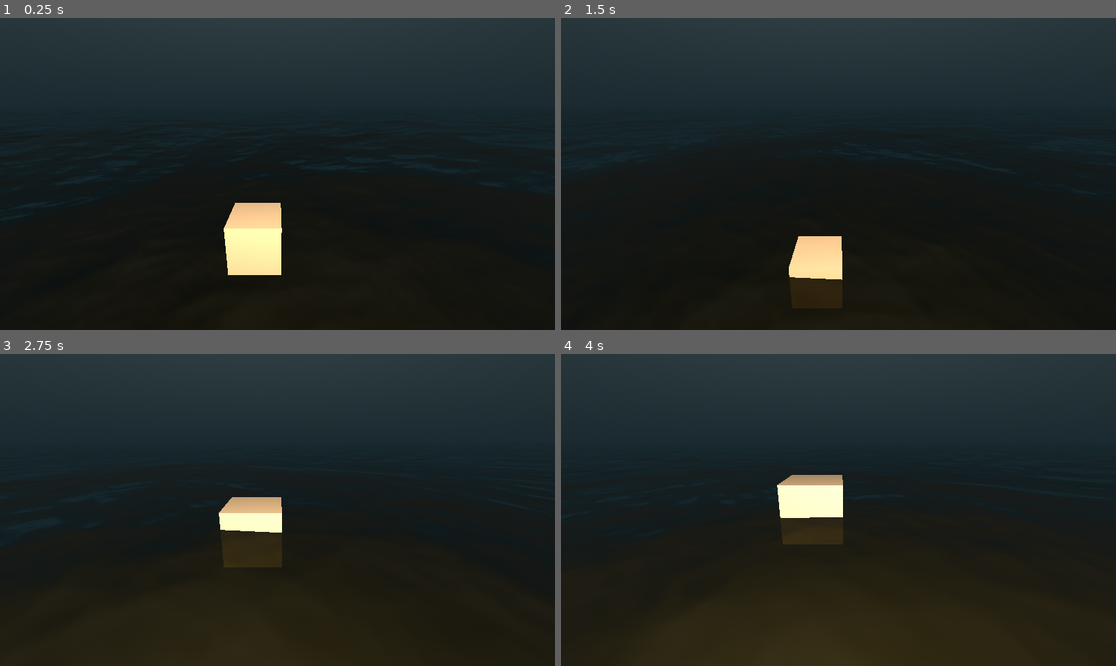
Above: before the commit, frames 1-4 (two rows, left to right).
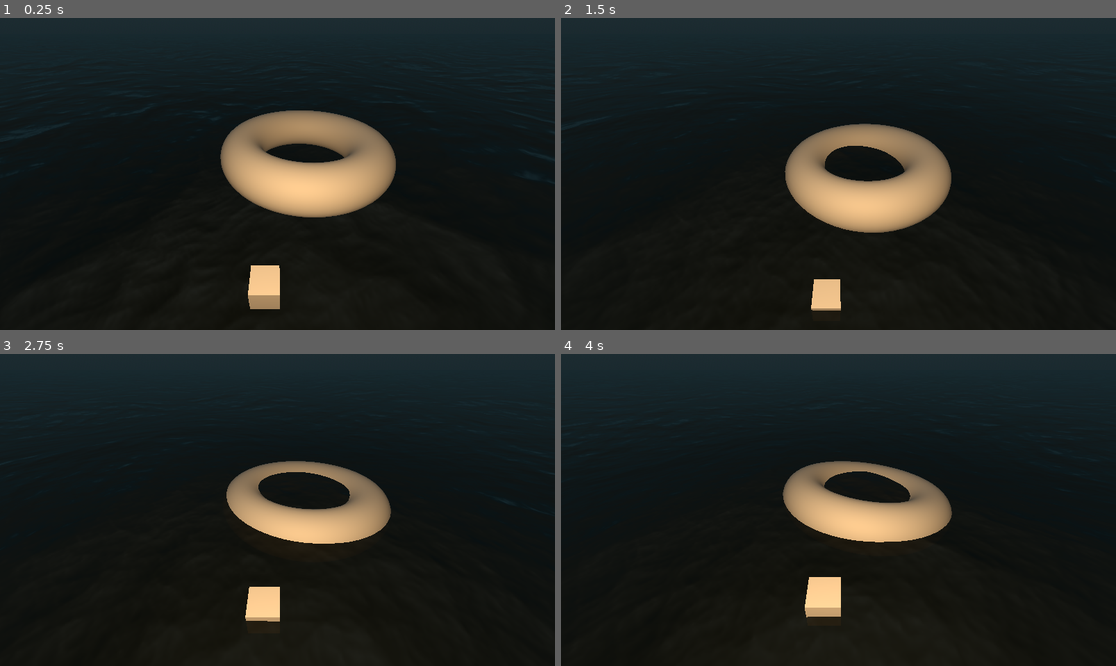
Above: after the commit, the same moments.

Repository: Area9579/ReverseFishing
Game: Godot game, scene res://Ocean/Scenes/Environment.tscn
The game is run twice, just before and just after one commit, with the same random seed, the same clock (stepped at 60 frames per second) and the same inputs. Before the commit the project starts from res://Ocean/Scenes/Ocean.tscn.
Inputs (mouse positions are in pixels of both pictures, inside the frame that each line leads up to):
- Up to frame 1 (0.25 s): no input
- Up to frame 2 (1.5 s): move the mouse to (960, 158) at 0.52 s; hold D (Right) 0.53-1.28 s; tap E (Interact) at 0.6, 1.35 s; move the mouse to (727, 189) at 1.27 s; hold A (Left) from 1.28 s (still down)
- Up to frame 3 (2.75 s): move the mouse to (333, 441) at 2.02 s; release A (Left) at 2.03 s; hold D (Right) from 2.03 s (still down); tap E (Interact) at 2.1 s
- Up to frame 4 (4 s): move the mouse to (810, 572) at 2.77 s; tap E (Interact) at 2.85, 3.6 s; move the mouse to (1005, 556) at 3.52 s; release D (Right) at 3.53 s; hold A (Left) from 3.53 s (still down)

The runs differ from the first frame. In frame 1, 13% of the frame differs, in the area x 0-100%, y 9-94%; in frame 2, 10%; in frame 3, 7.3%; in frame 4, 12%.

Commit message:
Working buoyancy with probes

Diff:
--- a/reversefishing/Ocean/Ocean.gdshader
+++ /dev/null
@@ -1,56 +0,0 @@
-shader_type spatial;
-
-uniform vec4 out_color : source_color = vec4(0.0, 0.2, 1.0, 1.0);
-uniform float amount : hint_range(0.2, 1.5) = 0.8;
-uniform float beer_factor = 0.8;
-uniform sampler2D DEPTH_TEXTURE : hint_depth_texture, filter_linear_mipmap;
-uniform float wave_time = 0.0;
-//varying float wave_time;
-
-//varying float wave_time = 0.0;
-
-float generateOffset(float x, float z, float val1, float val2, float time) {
-	float speed = 0.6;
-
-	float radiansX = (( mod(x + z * x * val1, amount) / amount ) + (time * speed) * mod(x * 0.8 + z, 1.5)) * 2.0 * 3.14;
-	float radiansZ = (( mod(val2 * (z * x + x * z), amount) / amount) + (time * speed) * 2.0 * mod(x, 2.0)) * 2.0 * 3.14;
-
-	return amount * 0.5 * (sin(radiansZ) + cos(radiansX));
-}
-
-vec3 applyDistortion(vec3 vertex, float time) {
-	float xd = generateOffset(vertex.x, vertex.z, 0.2, 0.1, time);
-	float yd = generateOffset(vertex.x, vertex.z, 0.1, 0.3, time);
-	float zd = generateOffset(vertex.x, vertex.z, 0.15, 0.2, time);
-	return vertex + vec3(xd, yd, zd);
-}
-
-void vertex() {
-	VERTEX = applyDistortion(VERTEX, wave_time * 0.1);
-}
-
-void fragment() {
-	// Called for every pixel the material is visible on.
-	NORMAL = normalize(cross(dFdx(VERTEX), dFdy(VERTEX)));
-	METALLIC= 0.6;
-	SPECULAR = 0.5;
-	ROUGHNESS = 0.2;
-
-	ALBEDO = out_color.xyz;
-
-	float depth = texture(DEPTH_TEXTURE, SCREEN_UV).r;
-
-	//depth = depth * 2.0 - 1.0;
-	depth = PROJECTION_MATRIX[3][2] / (depth + PROJECTION_MATRIX[2][2]);
-	depth = depth + VERTEX.z;
-
-	depth = exp(-depth * beer_factor);
-	ALPHA = clamp(1.0 - depth, 0.0, 1.0);
-
-
-}
-
-//void light() {
-//	// Called for every pixel for every light affecting the material.
-//	// Uncomment to replace the default light processing function with this one.
-//}
--- a/reversefishing/Ocean/Scenes/Ocean.tscn
+++ b/reversefishing/Ocean/Scenes/Environment.tscn
@@ -1,9 +1,8 @@
-[gd_scene load_steps=13 format=3 uid="uid://d0pvlrlrg3qy7"]
+[gd_scene load_steps=9 format=3 uid="uid://d0pvlrlrg3qy7"]
 
-[ext_resource type="Shader" uid="uid://drjf4atexj18n" path="res://Ocean/Ocean.gdshader" id="1_nf65b"]
-[ext_resource type="PackedScene" uid="uid://dn61qtfjg1dl8" path="res://Ocean/Scenes/water.tscn" id="1_up6sl"]
-[ext_resource type="Script" uid="uid://bba1p5ui2mfhl" path="res://Ocean/ocean.gd" id="2_eccmc"]
-[ext_resource type="Script" uid="uid://1783t6iddxs2" path="res://Ocean/Scripts/test_cube.gd" id="3_up6sl"]
+[ext_resource type="PackedScene" uid="uid://dn61qtfjg1dl8" path="res://Ocean/Scenes/water.tscn" id="1_sbjri"]
+[ext_resource type="Script" uid="uid://1783t6iddxs2" path="res://Ocean/Scripts/test_cube.gd" id="2_rnjrr"]
+[ext_resource type="PackedScene" uid="uid://ciifxnij2rh46" path="res://Ocean/Scenes/buoyant_object.tscn" id="3_moaat"]
 
 [sub_resource type="ProceduralSkyMaterial" id="ProceduralSkyMaterial_eccmc"]
 sky_top_color = Color(0.593735, 0.653345, 0.643066, 1)
@@ -26,27 +25,11 @@
 volumetric_fog_albedo = Color(0.29269, 0.31741, 0.266917, 1)
 volumetric_fog_length = 32.0
 
-[sub_resource type="BoxMesh" id="BoxMesh_72a0t"]
-size = Vector3(4, 50, 4)
-
 [sub_resource type="BoxMesh" id="BoxMesh_npro8"]
 size = Vector3(0.2, 0.2, 0.2)
 
 [sub_resource type="BoxShape3D" id="BoxShape3D_8q1e2"]
 size = Vector3(0.202423, 0.210144, 0.222793)
-
-[sub_resource type="PlaneMesh" id="PlaneMesh_72a0t"]
-size = Vector2(100, 100)
-subdivide_width = 50
-subdivide_depth = 50
-
-[sub_resource type="ShaderMaterial" id="ShaderMaterial_npro8"]
-render_priority = 0
-shader = ExtResource("1_nf65b")
-shader_parameter/out_color = Color(0.100999, 0.203027, 0.243394, 1)
-shader_parameter/amount = 0.435
-shader_parameter/beer_factor = 0.2
-shader_parameter/wave_time = 0.0
 
 [node name="Environment" type="Node3D"]
 
@@ -59,22 +42,20 @@
 [node name="WorldEnvironment" type="WorldEnvironment" parent="."]
 environment = SubResource("Environment_eccmc")
 
-[node name="Water2" parent="." instance=ExtResource("1_up6sl")]
+[node name="Water" parent="." instance=ExtResource("1_sbjri")]
+unique_name_in_owner = true
 transform = Transform3D(1, 0, 0, 0, 1, 0, 0, 0, 1, 0, -0.19014, 0)
 
 [node name="Camera3D" type="Camera3D" parent="."]
-transform = Transform3D(1, 0, 0, 0, 0.949808, 0.312832, 0, -0.312832, 0.949808, 0.0855231, 0.518756, 0.706956)
+transform = Transform3D(1, 0, 0, 0, 0.820352, 0.571859, 0, -0.571859, 0.820352, 0.0855231, 1.46451, 0.706956)
 
 [node name="OmniLight3D" type="OmniLight3D" parent="Camera3D"]
 light_color = Color(0.696969, 0.552437, 0.375594, 1)
 light_energy = 11.991
 
-[node name="Pillar" type="MeshInstance3D" parent="."]
-mesh = SubResource("BoxMesh_72a0t")
-
 [node name="TestCube" type="RigidBody3D" parent="."]
 transform = Transform3D(1, 0, 0, 0, 1, 0, 0, 0, 1, 0, 0.303525, 0)
-script = ExtResource("3_up6sl")
+script = ExtResource("2_rnjrr")
 
 [node name="MeshInstance3D" type="MeshInstance3D" parent="TestCube"]
 mesh = SubResource("BoxMesh_npro8")
@@ -83,11 +64,5 @@
 transform = Transform3D(1, 0, 0, 0, 1, 0, 0, 0, 1, -0.00050354, -0.00491315, 0.00298357)
 shape = SubResource("BoxShape3D_8q1e2")
 
-[node name="Old" type="Node3D" parent="."]
-visible = false
-
-[node name="Ocean" type="MeshInstance3D" parent="Old"]
-mesh = SubResource("PlaneMesh_72a0t")
-skeleton = NodePath("../..")
-surface_material_override/0 = SubResource("ShaderMaterial_npro8")
-script = ExtResource("2_eccmc")
+[node name="BuoyantObject" parent="." instance=ExtResource("3_moaat")]
+transform = Transform3D(1, 0, 0, 0, 1, 0, 0, 0, 1, 0.416138, 0.559731, -1.49267)
--- /dev/null
+++ b/reversefishing/Ocean/Scenes/buoyant_object.tscn
@@ -0,0 +1,32 @@
+[gd_scene load_steps=4 format=3 uid="uid://ciifxnij2rh46"]
+
+[ext_resource type="Script" uid="uid://bdt3wyf48o0o6" path="res://Ocean/Scripts/buoyant_object.gd" id="1_64c6w"]
+
+[sub_resource type="CylinderShape3D" id="CylinderShape3D_64c6w"]
+height = 0.444336
+radius = 0.829102
+
+[sub_resource type="TorusMesh" id="TorusMesh_wtwv7"]
+
+[node name="BuoyantObject" type="RigidBody3D"]
+script = ExtResource("1_64c6w")
+
+[node name="CollisionShape3D" type="CollisionShape3D" parent="."]
+transform = Transform3D(1, 0, 0, 0, 0.999986, 0, 0, 0, 0.999986, 0, 0, 0)
+shape = SubResource("CylinderShape3D_64c6w")
+
+[node name="MeshInstance3D" type="MeshInstance3D" parent="."]
+transform = Transform3D(1, 0, 0, 0, 1, 0, 0, 0, 1, 0, 0, 0)
+mesh = SubResource("TorusMesh_wtwv7")
+
+[node name="Probes" type="Node3D" parent="."]
+transform = Transform3D(1, 0, 0, 0, 1, 0, 0, 0, 1, 0, -0.0792224, 0)
+
+[node name="Marker3D" type="Marker3D" parent="Probes"]
+transform = Transform3D(1, 0, 0, 0, 1, 0, 0, 0, 1, 0, 0, 0.964404)
+
+[node name="Marker3D2" type="Marker3D" parent="Probes"]
+transform = Transform3D(1, 0, 0, 0, 1, 0, 0, 0, 1, -0.877327, 0, -0.304176)
+
+[node name="Marker3D3" type="Marker3D" parent="Probes"]
+transform = Transform3D(1, 0, 0, 0, 1, 0, 0, 0, 1, 0.877, 0, -0.304)
--- /dev/null
+++ b/reversefishing/Ocean/Scripts/buoyant_object.gd
@@ -0,0 +1,40 @@
+extends RigidBody3D
+
+@export var float_force : float = 0.015
+@export var linear_water_drag : float = 1.4
+@export var angular_water_drag : float = 1.4
+
+@onready var gravity : float = ProjectSettings.get_setting("physics/2d/default_gravity")
+@onready var water: MeshInstance3D = %Water
+@onready var probes: Array[Node] = $Probes.get_children() # dude this line looks so chopped but it works???
+
+var submerged : bool = false
+var depth : float
+
+func _ready() -> void:
+	float_force /= probes.size()
+	print(float_force)
+
+func _physics_process(delta: float) -> void:
+	submerged = false
+
+	for p in probes:
+		depth = water.get_height(p.global_position) - p.global_position.y
+		if depth > 0:
+			apply_force(Vector3.UP * float_force * gravity, p.global_position - global_position)
+			submerged = true
+
+
+
+	#var depth = water.get_height(global_position) - global_position.y
+	#if depth > 0:
+		#apply_central_force(Vector3.UP * float_force * gravity * depth)
+		#submerged = true
+	#else:
+		#submerged = false
+
+func _integrate_forces(state: PhysicsDirectBodyState3D) -> void:
+	#return
+	if submerged:
+		state.linear_velocity *= 1 - linear_water_drag
+		state.angular_velocity *= 1 - angular_water_drag
--- a/reversefishing/Ocean/Scripts/test_cube.gd
+++ b/reversefishing/Ocean/Scripts/test_cube.gd
@@ -1,11 +1,11 @@
 extends RigidBody3D
 
-@export var float_force : float = 1.0
+@export var float_force : float = 0.5
 @export var linear_water_drag : float = 0.6
 @export var angular_water_drag : float = 0.6
 
 @onready var gravity : float = ProjectSettings.get_setting("physics/2d/default_gravity")
-@onready var water = $"../Water2"
+@onready var water = $"../Water"
 
 var submerged : bool = false
 
--- a/reversefishing/Ocean/ocean.gd
+++ /dev/null
@@ -1,44 +0,0 @@
-extends MeshInstance3D
-
-var material : ShaderMaterial
-var noise : Image
-
-var noise_scale : float
-var wave_speed : float
-var height_scale : float
-
-var amount : float
-var time : float
-#
-#func _ready() -> void:
-	#amount = material.get_shader_parameter("amount")
-#
-#func _process(delta: float) -> void:
-	#time += delta
-	#material.set_shader_parameter("wave_time", time)
-#
-#func get_height(world_position: Vector3) -> float:
-	#var uv_world_position = applyDistortion(world_position, time)
-	#var uv_x = wrapf(uv_world_position.x, 0, 1)
-	#var uv_y = wrapf(uv_world_position.z, 0, 1)
-	#return 0.0
-#
-#func generateOffset(x : float, z: float, val1: float, val2: float, time: float):
-	#var speed : float = 0.6;
-	#var radiansX = material.get_shader_parameter("radiansX")
-	#var radiansZ = material.get_shader_parameter("radiansY")
-	##var radiansX : float = (( mod(x + z * x * val1, amount) / amount ) + (time * speed) * mod(x * 0.8 + z, 1.5)) * 2.0 * 3.14
-	##var radiansZ : float = (( mod(val2 * (z * x + x * z), amount) / amount) + (time * speed) * 2.0 * mod(x, 2.0)) * 2.0 * 3.14
-	#
-	#return amount * 0.5 * (sin(radiansZ) + cos(radiansX))
-#
-#
-#func applyDistortion(vertex : Vector3, time : float):
-	#var xd : float = generateOffset(vertex.x, vertex.z, 0.2, 0.1, time)
-	#var yd : float = generateOffset(vertex.x, vertex.z, 0.1, 0.3, time)
-	#var zd : float = generateOffset(vertex.x, vertex.z, 0.15, 0.2, time)
-	#return vertex + Vector3(xd, yd, zd)
-#
-##func mod(a : float, b : float):
-	##var c = a % b
-	##pass
Not shown, removed: reversefishing/Ocean/Ocean.gdshader.uid
Not shown, added: reversefishing/Ocean/Scripts/buoyant_object.gd.uid
Not shown, removed: reversefishing/Ocean/ocean.gd.uid
